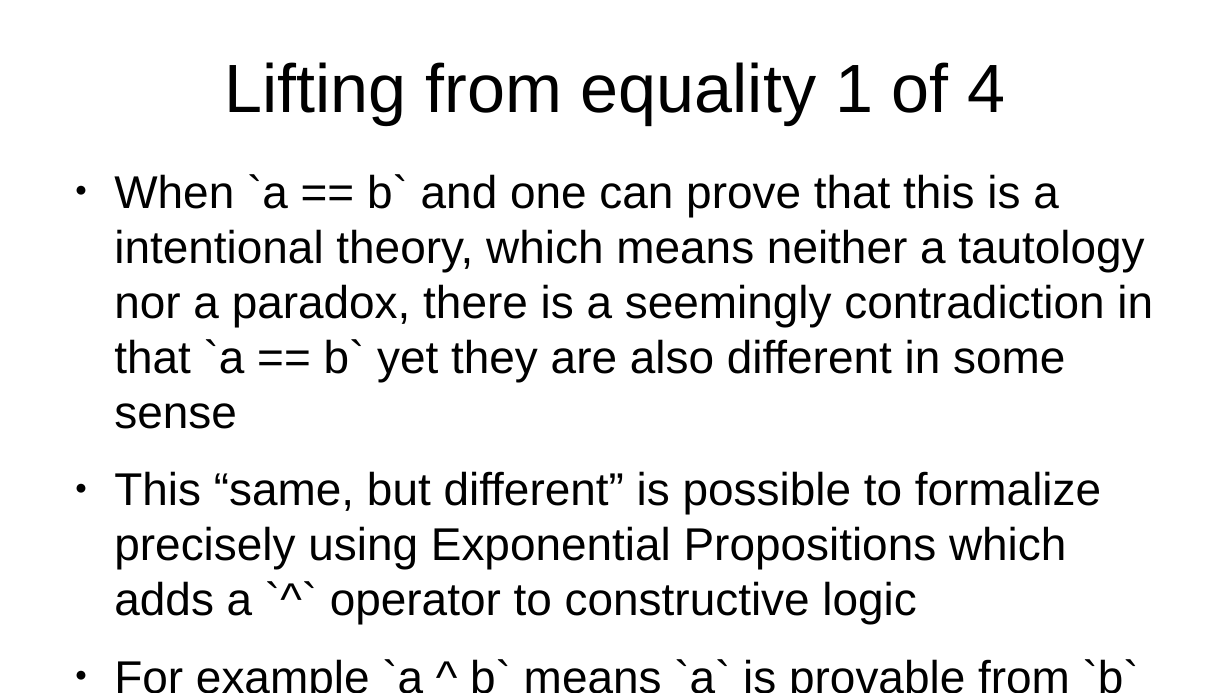
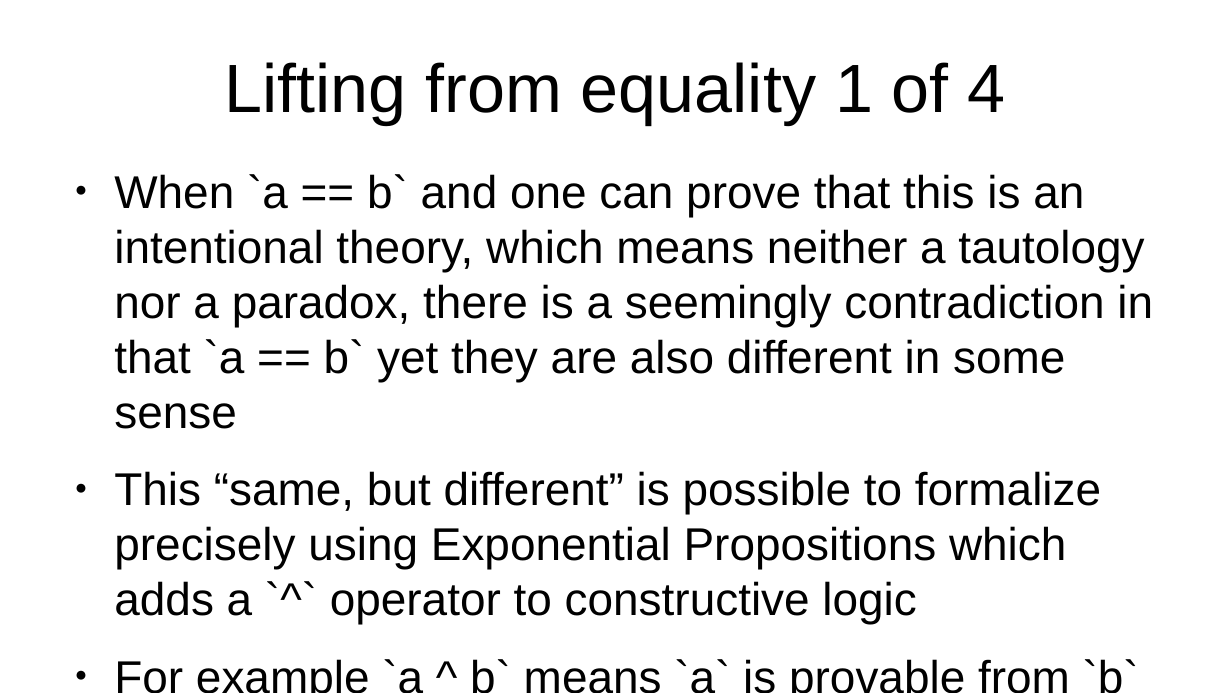
Before and after one commit to advancedresearch/path_semantics, a slide deck: slide 15 of papers-wip2/introduction-to-the-core-axiom.odp. Drawn at 1232x693 pixels with LibreOffice and Linux fonts; fonts in the diff are those of the drawing. Boxes give left, top, right and bottom in pixels: in the first picture for what was removed or moved away, otherwise in the second. Text is boxed around its words. In the diff, an @@ line names an element or a change of style, - is before the commit and + after.

```diff
--- a/papers-wip2/introduction-to-the-core-axiom.odp
+++ b/papers-wip2/introduction-to-the-core-axiom.odp
@@ text at (114,174,1153,429): text changed @@
-● When `a == b` and one can prove that this is a intentional theory, which means neither a tautology nor a paradox, there is a seemingly contradiction in that `a == b` yet they are also different in some sense
+● When `a == b` and one can prove that this is an intentional theory, which means neither a tautology nor a paradox, there is a seemingly contradiction in that `a == b` yet they are also different in some sense
```
Also in this commit, not shown: 1 other slide changed, 1 other file.
